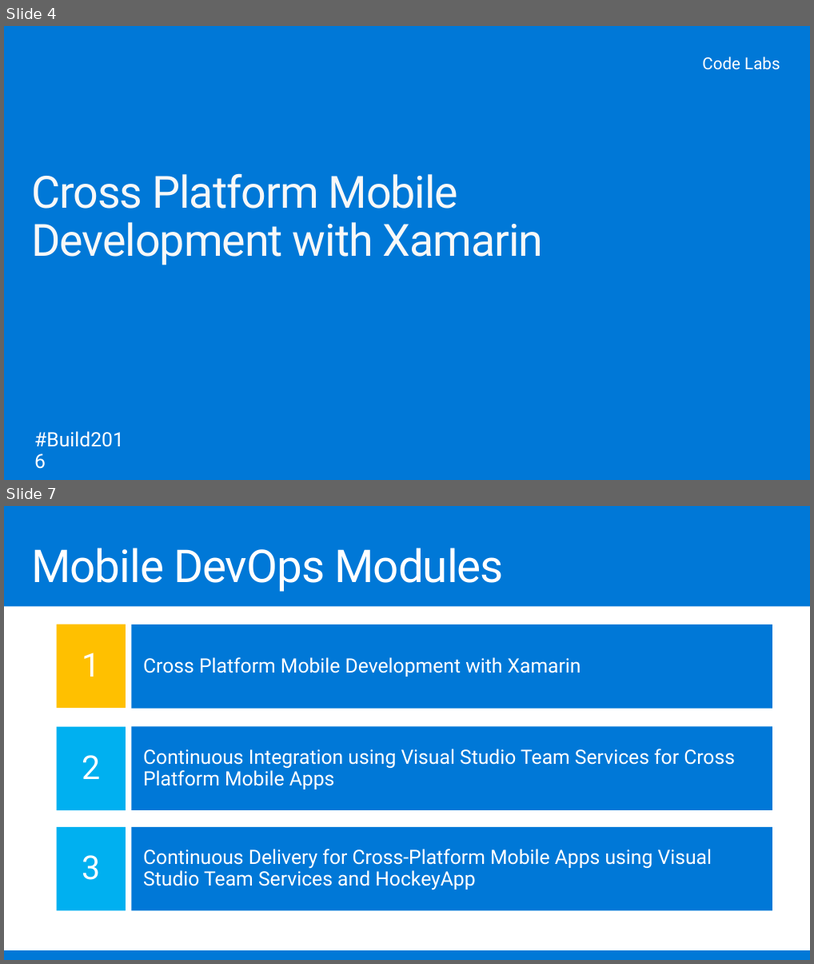
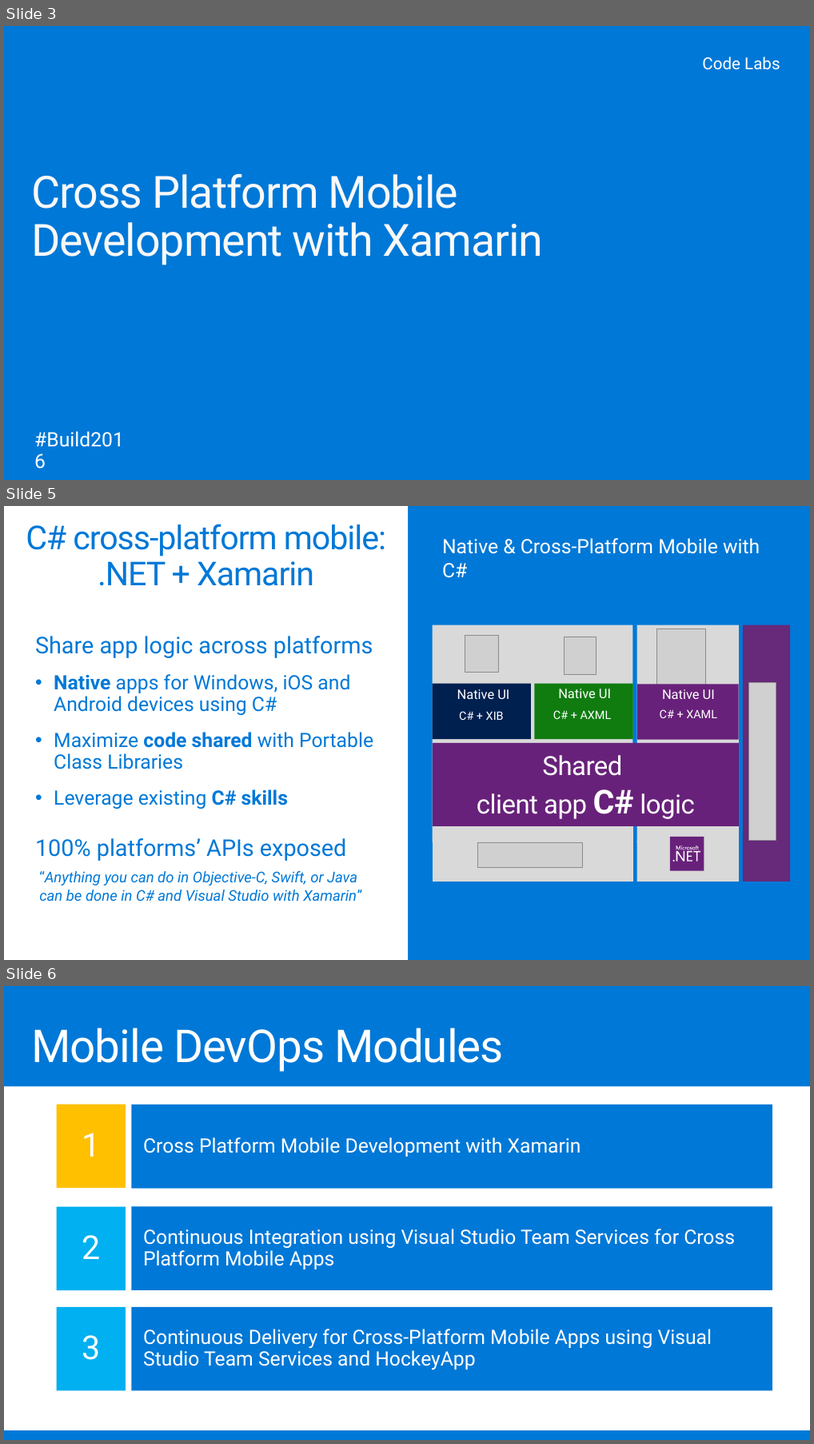
Before and after one commit to sriramdasbalaji/CodeLabs-MobileDevOps, a slide deck: Module1-Xamarin/Slides/Mobile DevOps Module 1.pptx. Shown one above the other, each under a label of ours: slides 4 and 7 before the commit, slides 3, 5 and 6 after it; the slides between them are not shown. The pictures are 814x964 and 814x1444 pixels, drawn with LibreOffice and Linux fonts; fonts in the diff are those of the drawing; grey boxes stand for pictures; background and template pictures are left out. Boxes give left, top, right and bottom in pixels: in the first picture for what was removed or moved away, otherwise in the second. Text is boxed around its words. In the diff, an @@ line names an element or a change of style, - is before the commit and + after.

Commit message:
Updates to slides

```diff
--- a/Module1-Xamarin/Slides/Mobile DevOps Module 1.pptx
+++ b/Module1-Xamarin/Slides/Mobile DevOps Module 1.pptx
@@ slide 5 added at <box>4,506,810,960</box>, background #0078D7 @@
@@ rectangle added at <box>4,506,408,960</box>, fill #FFFFFF @@
@@ title added at <box>26,524,386,586</box>, 40 pt, text #0078D7 @@
+C# cross-platform mobile:
+.NET + Xamarin
@@ text added at <box>442,538,760,578</box>, 24 pt, text #FFFFFF @@
+Native & Cross-Platform Mobile with C#
@@ text added at <box>35,636,374,860</box>, 24 pt, text #0078D7 @@
+Share app logic across platforms
+• Native apps for Windows, iOS and Android devices using C#
+• Maximize code shared with Portable Class Libraries
+• Leverage existing C# skills
+100% platforms’ APIs exposed
@@ picture added at <box>466,636,498,672</box> @@
@@ group added at <box>433,625,790,881</box>: 10 rectangles, 6 texts, 4 pictures, 1 freeform shape @@
+z
+C# + XIB
+C# + AXML
+C# + XAML
+Native UI
+Native UI
+Native UI
+Shared
+client app C# logic
@@ text added at <box>39,871,362,901</box>, 18 pt, text #0078D7, italic @@
+“Anything you can do in Objective-C, Swift, or Java
+can be done in C# and Visual Studio with Xamarin”
@@ what was slide 4 is now slide 3 @@
@@ what was slide 7 is now slide 6 @@
```
Also in this commit, not shown: 1 other slide added, 3 slides removed, 2 other files.
